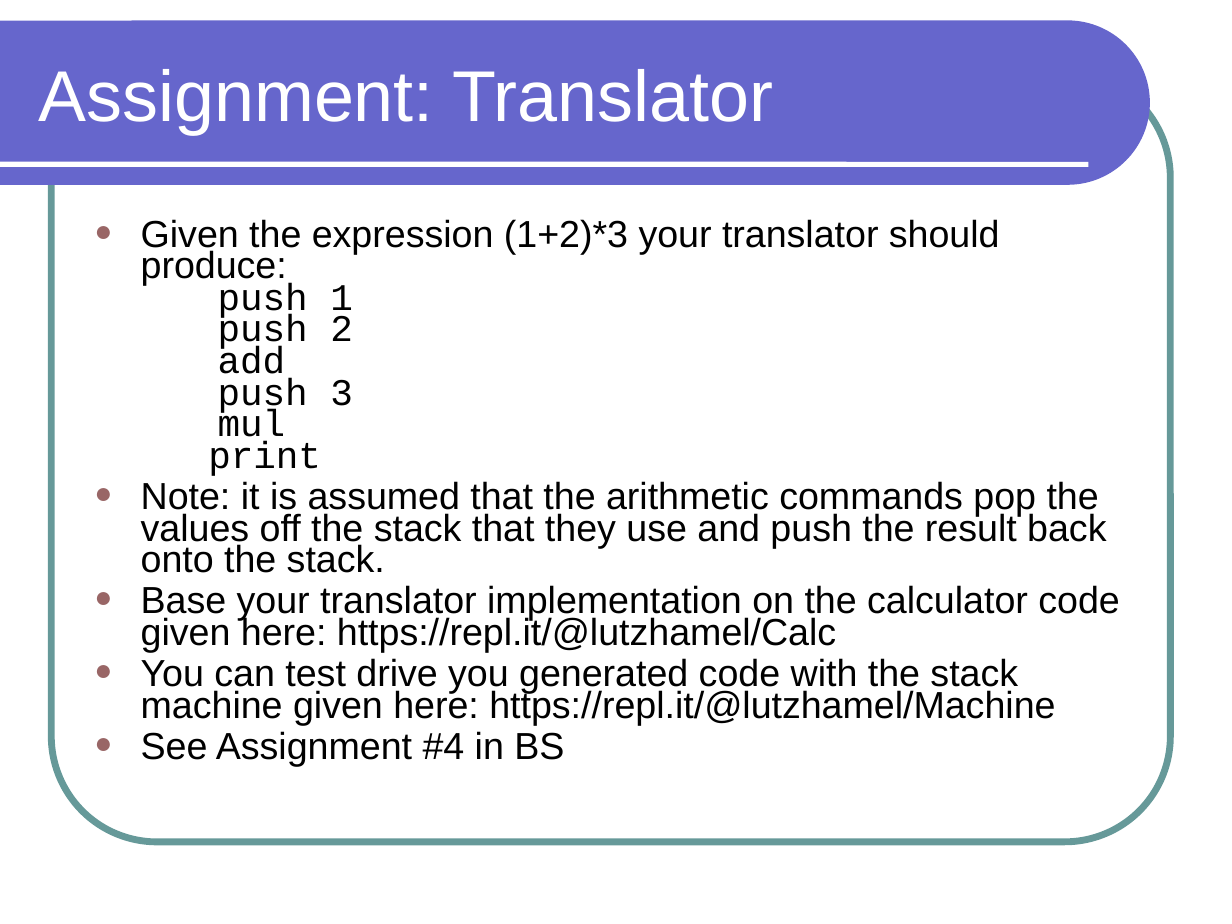
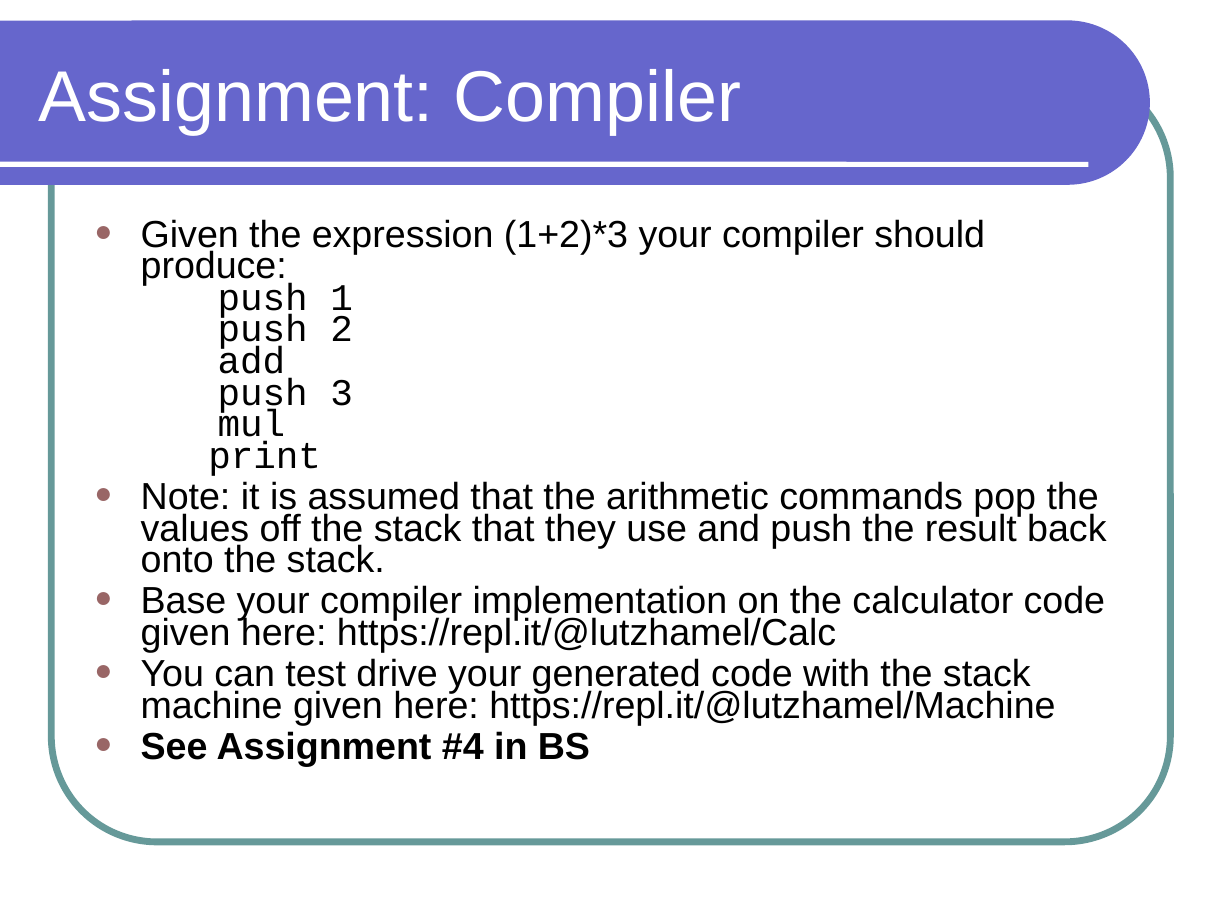
Before and after one commit to lutzhamel/CSC301, a slide deck: slide 23 of notes/csc301-ln012.ppt (slide 24 before the commit). Drawn at 1232x924 pixels with LibreOffice and Linux fonts; fonts in the diff are those of the drawing. Boxes give left, top, right and bottom in pixels: in the first picture for what was removed or moved away, otherwise in the second. Text is boxed around its words. In the diff, an @@ line names an element or a change of style, - is before the commit and + after.

```diff
--- a/notes/csc301-ln012.ppt
+++ b/notes/csc301-ln012.ppt
@@ title at [39, 69, 742, 134]: text changed @@
-Assignment: Translator
+Assignment: Compiler
@@ text at [141, 219, 985, 476]: text changed @@
-● Given the expression (1+2)*3 your translator should produce:
-  push 1
-  push 2
-  add
-  push 3
-  mul
-  print
+● Given the expression (1+2)*3 your compiler should produce:
+  push 1
+  push 2
+  add
+  push 3
+  mul
+  print
@@ text at [141, 585, 1105, 725]: text changed @@
-● Base your translator implementation on the calculator code given here: https://repl.it/@lutzhamel/Calc
-● You can test drive you generated code with the stack machine given here: https://repl.it/@lutzhamel/Machine
+● Base your compiler implementation on the calculator code given here: https://repl.it/@lutzhamel/Calc
+● You can test drive your generated code with the stack machine given here: https://repl.it/@lutzhamel/Machine
@@ text at [141, 731, 590, 766]: bold on in "See Assignment #4 in BS" @@
```
Also in this commit, not shown: 14 other slides changed, 3 slides added, 1 slide removed, 7 other files.
